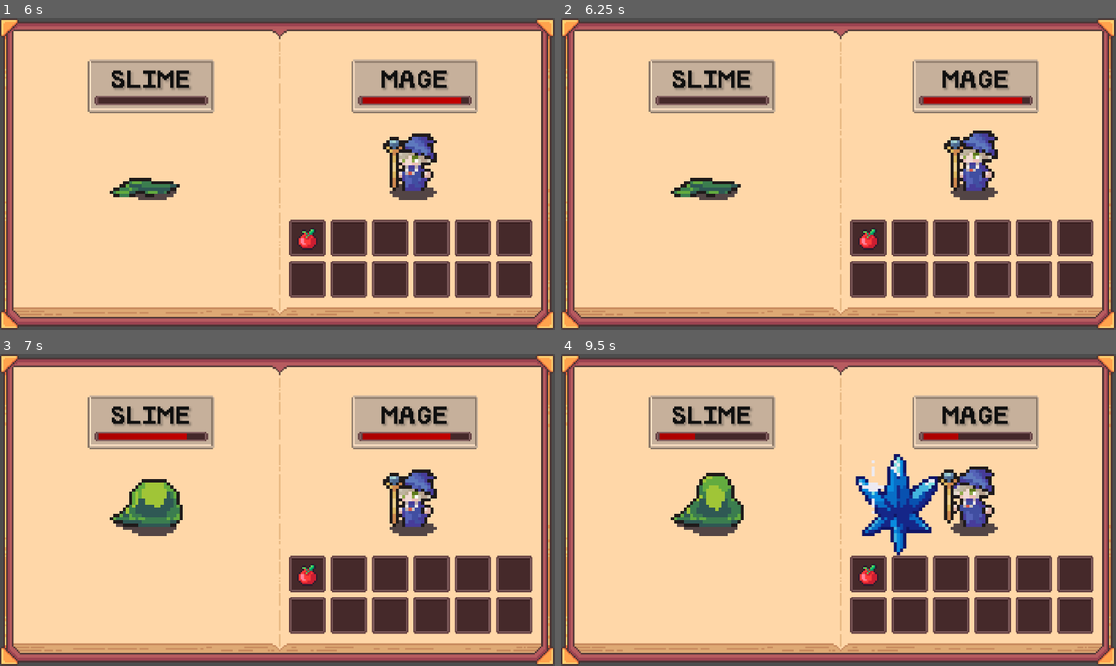
Above: before the commit, frames 1-4 (two rows, left to right).
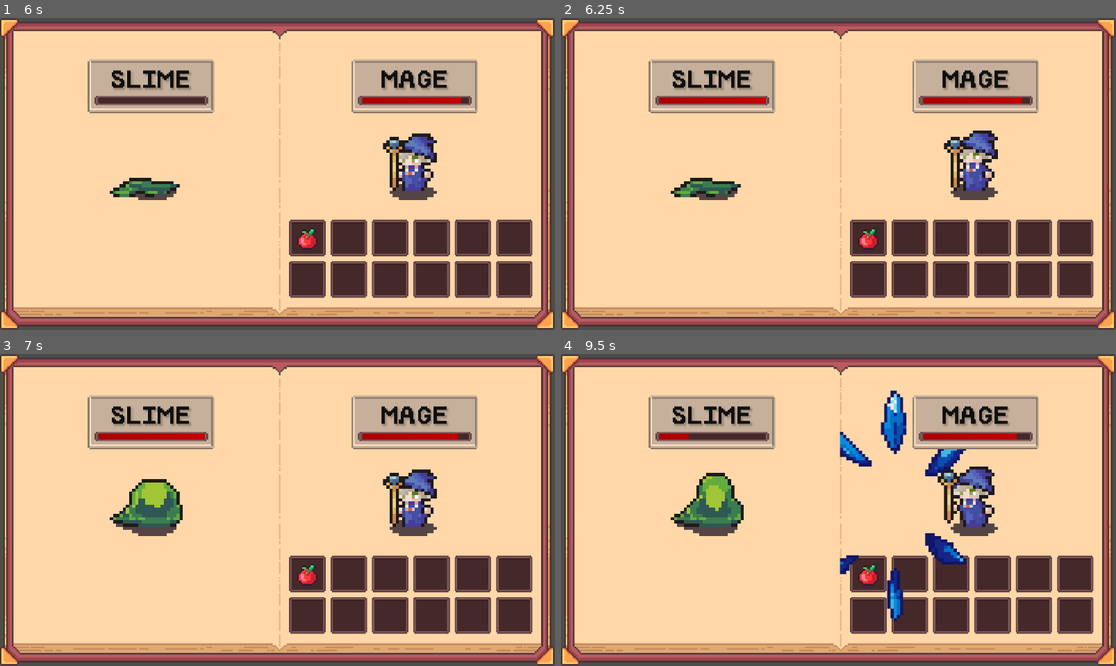
Above: after the commit, the same moments.

Repository: Blortlett/GodotIdle
Game: Godot game, scene res://Scenes/GuiNode.tscn
Two runs of this game, one before a commit and one after it. Both use one fixed random seed, a clock stepped at 60 frames per second and the inputs below.
Inputs:
- Up to frame 1 (6 s): no input
- Up to frame 2 (6.25 s): no input
- Up to frame 3 (7 s): no input
- Up to frame 4 (9.5 s): no input

Frame 1 is identical in both runs. In frame 2, 0.4% of the frame differs, in the area x 17-37%, y 25-28%; in frame 3, 0.1%; in frame 4, 5.0%, in the area x 23-83%, y 11-86%.

Commit message:
Character displays now find characterRegister by searching heirachy through the root node

Diff:
--- a/Character/Characters/rWolf.tres
+++ b/Character/Characters/rWolf.tres
@@ -1,12 +1,14 @@
-[gd_resource type="Resource" script_class="Character" load_steps=3 format=3 uid="uid://cthf622hxw7xg"]
+[gd_resource type="Resource" script_class="Character" load_steps=4 format=3 uid="uid://cthf622hxw7xg"]
 
 [ext_resource type="Resource" uid="uid://b1hc8degw40i8" path="res://Inventory/Items/apple.tres" id="1_jxqu3"]
+[ext_resource type="SpriteFrames" uid="uid://dm2w2d2vhjx6c" path="res://Character/Sprites/BadGuys/sprfWolf.tres" id="2_fkpck"]
 [ext_resource type="Script" uid="uid://dhdrxna4ooxij" path="res://Character/scrCharacter.gd" id="2_x5yvg"]
 
 [resource]
 script = ExtResource("2_x5yvg")
 Name = "WOLF"
 Alliance = 1
+Sprite = ExtResource("2_fkpck")
 Health = 180.0
 Damage = 10.0
 MagicDamage = 7.0
--- a/Character/UI/scrCharacterDisplayUI.gd
+++ b/Character/UI/scrCharacterDisplayUI.gd
@@ -12,9 +12,11 @@
 @export var CreatureHealthDisplay: TextureProgressBar;
 @export var IsPlayerDisplay: bool;
 
-@onready var mCharacterRegister: CharacterRegister = get_node("../InventoryUI");
+@onready var mCharacterRegister: CharacterRegister = get_tree().get_root().get_node("Node/CharacterRegister")
 
 func _ready() -> void:
+	if !IsPlayerDisplay:
+		mCharacterRegister.NewEnemySpawn.connect(OnEnemyRespawn);
 	DisplaySprite.animation_finished.connect(SwapToIdleAnimation);
 	# if player display, flip it to face enemy character
 	if (IsPlayerDisplay):
@@ -46,3 +48,8 @@
 func SwapToIdleAnimation():
 	if (DisplaySprite.animation != "Die"):
 		DisplaySprite.play("Idle");
+
+func OnEnemyRespawn():
+	DisplaySprite.sprite_frames = mCharacterRegister.mActiveEnemyCharacter.Sprite;
+	CreatureNameDisplay.text = mCharacterRegister.mActiveEnemyCharacter.Name;
+	CreatureHealthDisplay.value = (mCharacterRegister.mActiveEnemyCharacter.CurrentHealth / mCharacterRegister.mActiveEnemyCharacter.Health) * 100;
--- a/Scripts/scrCharacterRegister.gd
+++ b/Scripts/scrCharacterRegister.gd
@@ -33,7 +33,7 @@
 func RespawnEnemy() -> void:
 	# Pick Random Enemy
 	var RandomEnemyInt = randi_range(0, mSpawnableEnemies.size() - 1);
-	mActiveCharacter = mSpawnableEnemies[RandomEnemyInt];
+	mActiveEnemyCharacter = mSpawnableEnemies[RandomEnemyInt];
 	mActiveEnemyCharacter.InitCharacter();
 	NewEnemySpawn.emit();
 	mCombatManager.BeginCombat();
--- a/Scripts/scrCombatManager.gd
+++ b/Scripts/scrCombatManager.gd
@@ -51,6 +51,7 @@
 		EndCombat();
 
 	if (mCharacterRegister.mActiveCharacter.CurrentHealth <= 0):
+		mInventoryUI.PlayerDisplay.PlayDeathAnimation();
 		EndCombat();
 
 
Not shown, added: Scenes/GuiNode.tscn21873954576.tmp
